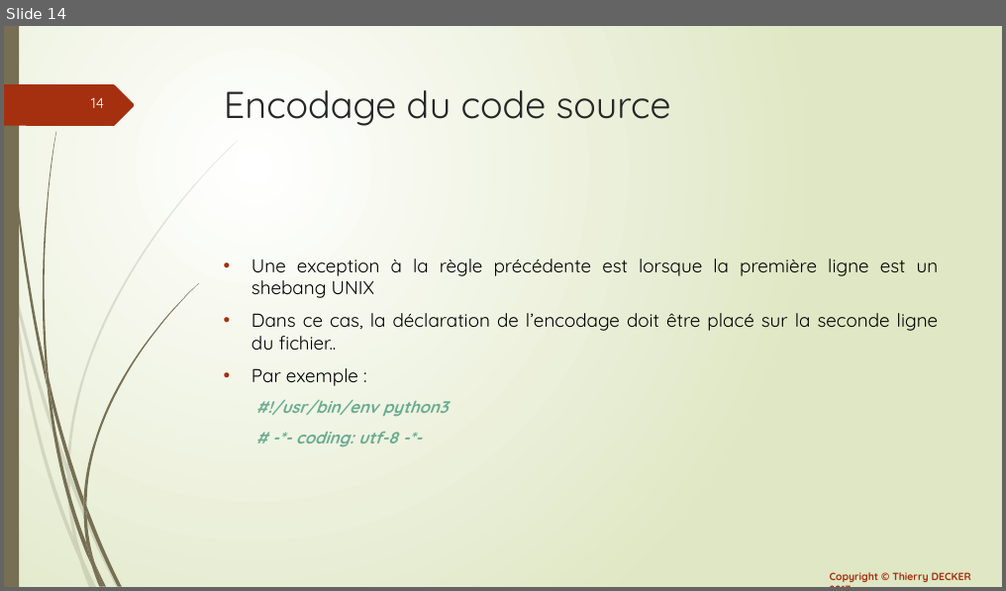
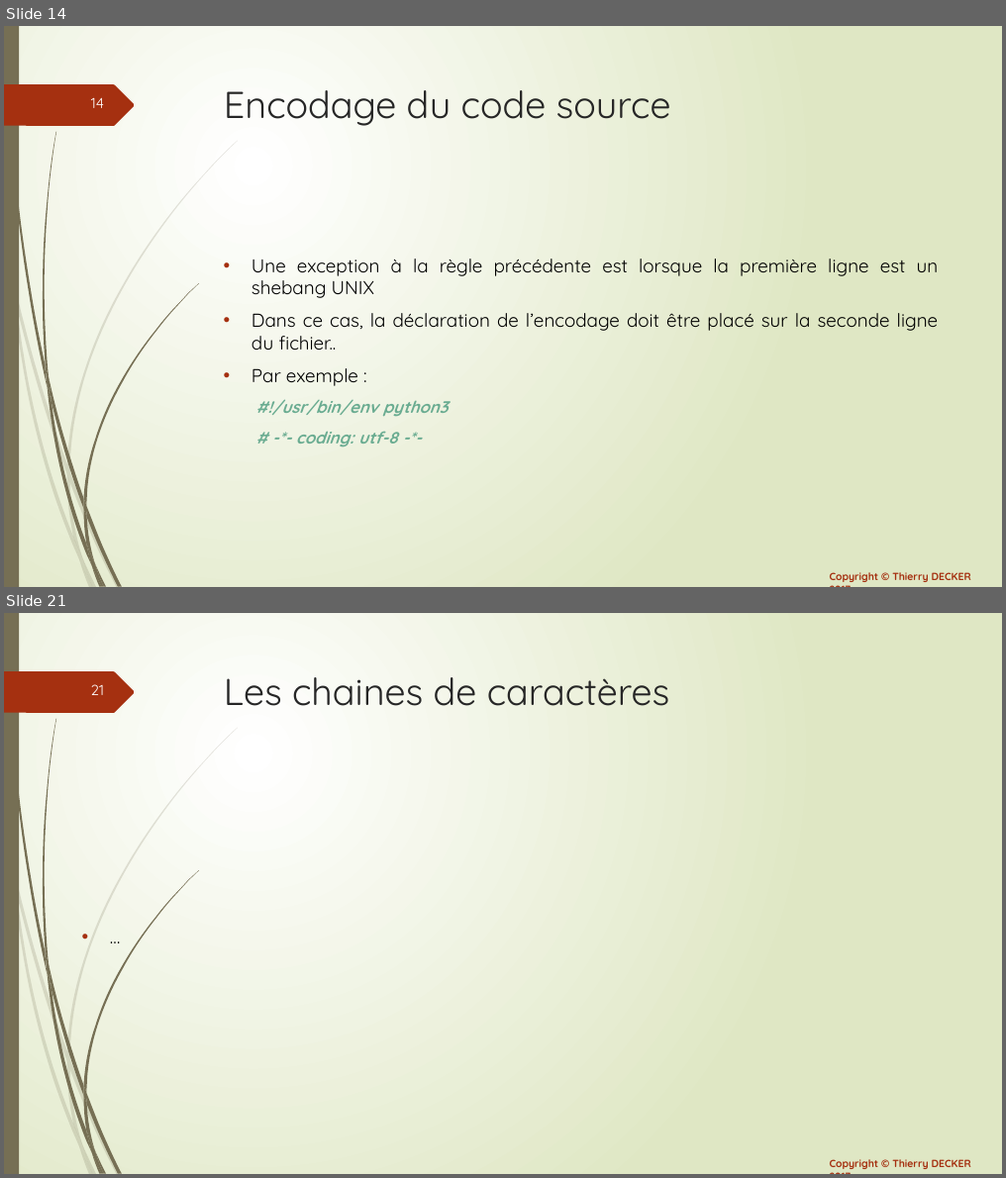
Before and after one commit to VikmanTheRacoon/learning-python, a slide deck: documentations/learning-python.pptx. Shown one above the other, each under a label of ours: slide 14 before the commit, slides 14 and 21 after it; the slides between them are not shown. The pictures are 1006x591 and 1006x1178 pixels, drawn with LibreOffice and Linux fonts; fonts in the diff are those of the drawing. Boxes give left, top, right and bottom in pixels: in the first picture for what was removed or moved away, otherwise in the second. Text is boxed around its words. In the diff, an @@ line names an element or a change of style, - is before the commit and + after.

```diff
--- a/documentations/learning-python.pptx
+++ b/documentations/learning-python.pptx
@@ slide 21 added at [4, 613, 1002, 1174], background gradient #FFFFFF to #DFE8C4; not listed: 26 template elements that a slide beside it also shows @@
@@ title added at [224, 677, 670, 706], 36 pt, text #262626 @@
+Les chaines de caractères
@@ text added at [74, 740, 747, 1134], 18 pt, text #000000 @@
+• …
```
Also in this commit, not shown: 6 other slides added, 1 other file.
